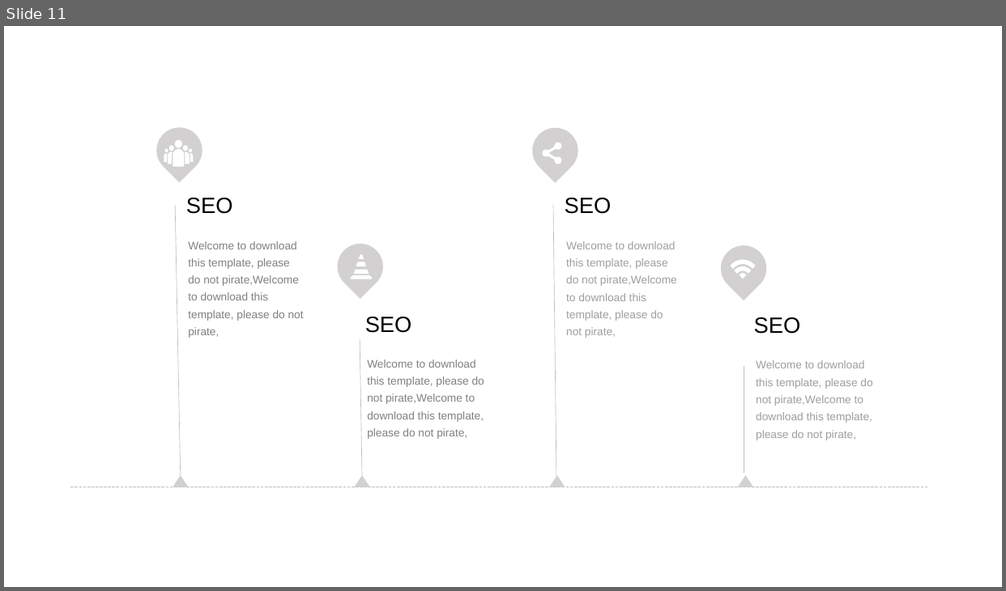
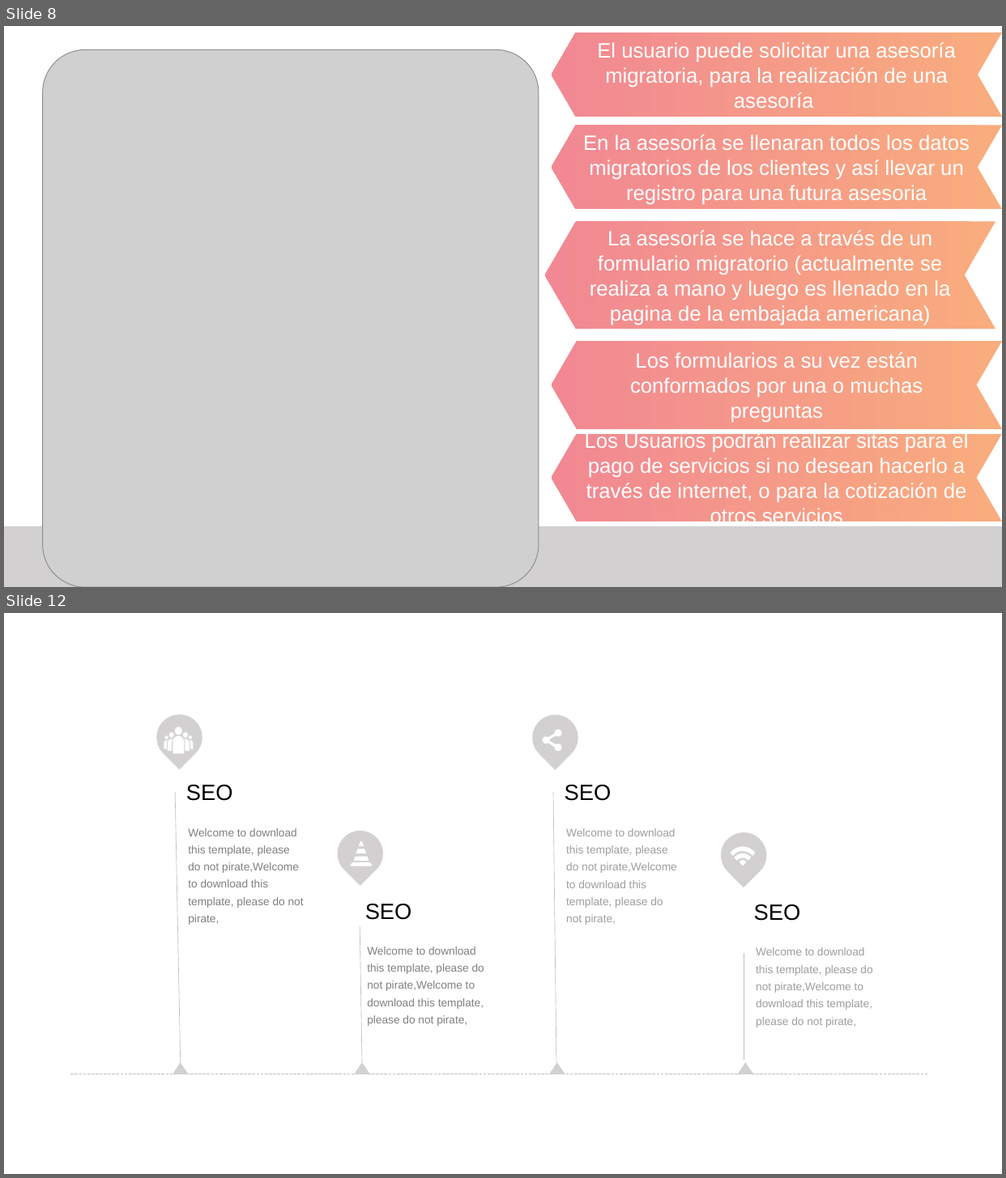
Before and after one commit to AbiPineda/SistemaAgencia, a slide deck: Documentacion/Base de Datos - Agencia de Viajes.pptx. Shown one above the other, each under a label of ours: slide 11 before the commit, slides 8 and 12 after it; the slides between them are not shown. The pictures are 1006x591 and 1006x1178 pixels, drawn with LibreOffice and Linux fonts; fonts in the diff are those of the drawing; grey boxes stand for pictures. Boxes give left, top, right and bottom in pixels: in the first picture for what was removed or moved away, otherwise in the second. Text is boxed around its words. In the diff, an @@ line names an element or a change of style, - is before the commit and + after.

```diff
--- a/Documentacion/Base de Datos - Agencia de Viajes.pptx
+++ b/Documentacion/Base de Datos - Agencia de Viajes.pptx
@@ slide 8 added at (x1=4, y1=26, x2=1002, y2=587), background #FFFFFF @@
@@ chevron added at (x1=552, y1=32, x2=1002, y2=117), fill gradient #F9AC7D to #F28893, 20 pt, text #FFFFFF @@
+El usuario puede solicitar una asesoría migratoria, para la realización de una asesoría
@@ picture added at (x1=43, y1=50, x2=539, y2=587) @@
@@ chevron added at (x1=552, y1=126, x2=1002, y2=209), fill gradient #F9AC7D to #F28893, 20 pt, text #FFFFFF @@
+En la asesoría se llenaran todos los datos migratorios de los clientes y así llevar un registro para una futura asesoria
@@ chevron added at (x1=545, y1=221, x2=996, y2=329), fill gradient #F9AC7D to #F28893, 20 pt, text #FFFFFF @@
+La asesoría se hace a través de un formulario migratorio (actualmente se realiza a mano y luego es llenado en la pagina de la embajada americana)
@@ chevron added at (x1=552, y1=341, x2=1002, y2=429), fill gradient #F9AC7D to #F28893, 20 pt, text #FFFFFF @@
+Los formularios a su vez están conformados por una o muchas preguntas
@@ chevron added at (x1=552, y1=434, x2=1002, y2=523), fill gradient #F9AC7D to #F28893, 20 pt, text #FFFFFF @@
+Los Usuarios podrán realizar sitas para el pago de servicios si no desean hacerlo a través de internet, o para la cotización de otros servicios
@@ rectangle added at (x1=4, y1=527, x2=1002, y2=587), fill #D2D0D0 @@
@@ what was slide 11 is now slide 12 @@
```
Also in this commit, not shown: 3 slides changed, 5 other slides added, 5 slides removed, 1 other file.
